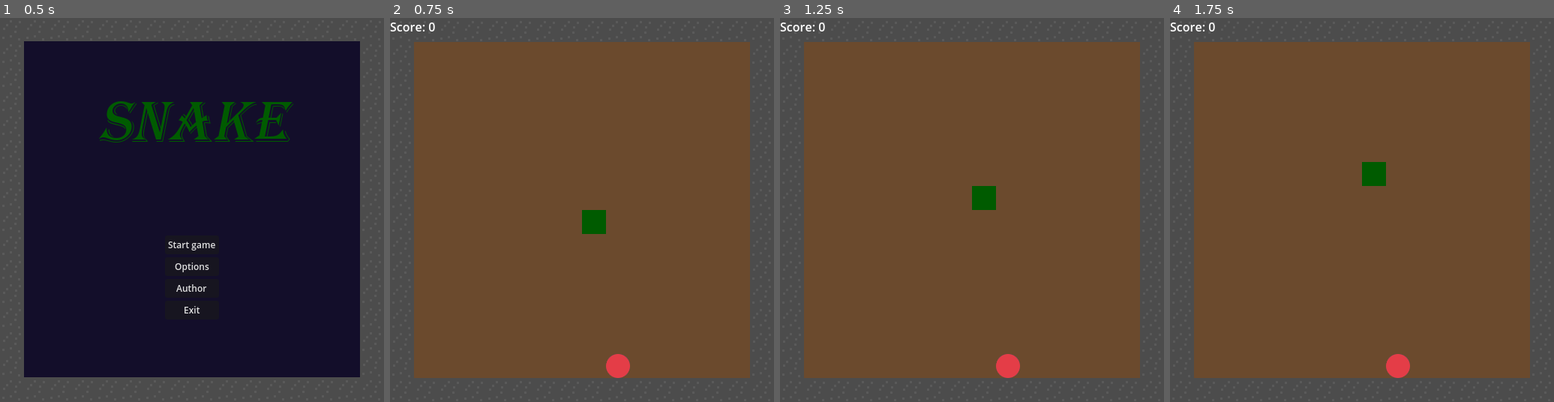
Above: before the commit, frames 1-4 (left to right).
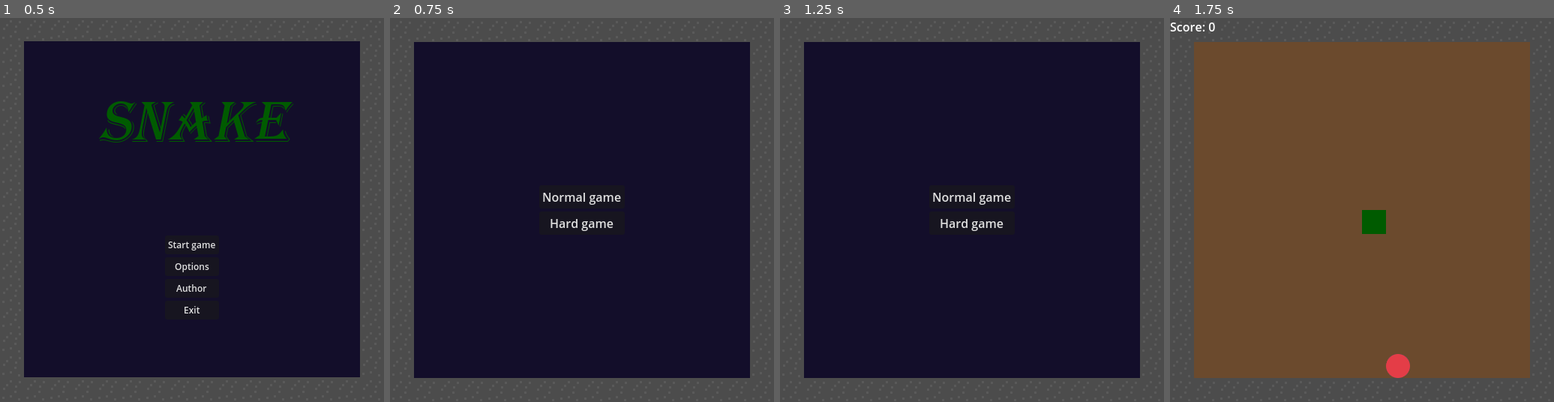
Above: after the commit, the same moments.

Repository: Sebastian-Musial/Snake---The-game
Game: Godot game, scene res://menu/Menu.tscn
Same seed, same stepped clock (60 frames per second), same inputs: the game is played once before the commit and once after it.
Inputs (mouse positions are in pixels of both pictures, inside the frame that each line leads up to):
- Up to frame 1 (0.5 s): no input
- Up to frame 2 (0.75 s): click "Start game" at 0.5 s
- Up to frame 3 (1.25 s): no input
- Up to frame 4 (1.75 s): click (1362, 221) at 1.25 s, where only the run after the commit has a clickable "Hard game"

Frame 1 is identical in both runs. In frame 2, 77% of the frame differs, in the area x 0-94%, y 1-94%; in frame 3, 77%; in frame 4, 0.8%.

Commit message:
Create 2 game mode (Normal and hard) with corect STRATEGY model

Diff:
--- /dev/null
+++ b/snake-the-game/GameState.gd
@@ -0,0 +1,5 @@
+extends Node
+
+class_name GameState
+
+var rules: Game_Rules
--- a/snake-the-game/board/Board_Class.gd
+++ b/snake-the-game/board/Board_Class.gd
@@ -9,6 +9,10 @@
 #Get
 func get_size() -> Vector2i:
 	return _size
+func get_width() -> int:
+	return _size.x
+func get_height() -> int:
+	return _size.y
 #Set
 func set_size(N_size) -> void:
 	_size = N_size
--- a/snake-the-game/game/Game.gd
+++ b/snake-the-game/game/Game.gd
@@ -2,13 +2,12 @@
 class_name Game
 #Zmienna typu Timer odwołującą się do node TurnTimer
 @onready var Turn_Timer: Timer = $TurnTimer
-
-@export var board_width: int = 16
-@export var board_height: int = 16
 @onready var tile_map: TileMap = $TileMap
 @onready var lose := $LoseDialog
 @onready var winner := $WinDialog
 
+@onready var music_N: AudioStreamPlayer = $Normal
+@onready var music_H: AudioStreamPlayer = $Hard
 
 #Zmienne do odbioru pixeli z pliku graficznego przez TileMap
 const SOURCE_ID := 1
@@ -30,8 +29,8 @@
 func draw_board() -> void:
 	tile_map.clear()
 
-	for y in range(board_height):
-		for x in range(board_width):
+	for y in range(board.get_height()):
+		for x in range(board.get_width()):
 			tile_map.set_cell(0, Vector2i(x, y), SOURCE_ID, ATLAS_BG)
 
 func draw_wall() -> void:	#ściany są rysowane poza planszą - w grze nie widać ale matematyka się nie zgadza
@@ -63,13 +62,13 @@
 #Snake = Fruit
 	if head_snake_pos == fruit.get_body():
 		snake.eat()
-		fruit.spawn(Vector2i(board_width, board_height), snake.get_body(), rng)
+		fruit.spawn(Vector2i(board.get_width(), board.get_height()), snake.get_body(), rng)
 		snake.add_one_point()
 
 func win():
 	var board_set: Dictionary = {}
-	for x in range(board_width):
-		for y in range(board_height):
+	for x in range(board.get_width()):
+		for y in range(board.get_height()):
 			board_set[Vector2i(x, y)] = true
 
 	var occupied_set: Dictionary = {}
@@ -101,22 +100,28 @@
 func _ready():
 	AudioMenuManager.stop_music()
 	rng.randomize()
+	rules = GState.rules
+	if GState.rules.get_turn_time() == 0.5:
+		music_H.play()
+	if GState.rules.get_turn_time() == 1.0:
+		music_N.play()
+	board = Board.new()
+	board.set_size(rules.get_board_size())
 	snake = Snake.new()
 	fruit = Fruit.new()
-	board = Board.new()
-	rules = Rules_Normal.new()
 	wall = Wall.new()
 
-	snake.init_snake(Vector2i(board_width, board_height))
-	fruit.spawn(Vector2i(board_width, board_height), snake.get_body(), rng)
-	wall.init_wall(board_width, board_height)
+
+	snake.init_snake(Vector2i(board.get_width(), board.get_height()))
+	fruit.spawn(Vector2i(board.get_width(), board.get_height()), snake.get_body(), rng)
+	wall.init_wall(board.get_width(), board.get_height())
 	draw_board()
 	draw_wall()
 	draw_snake()
 	draw_fruit()
 	snake.reset_score()
 	$Score.text = "Score: %d" % snake.get_score()
-	Turn_Timer.wait_time = 0.5   # 500 ms
+	Turn_Timer.wait_time = rules.get_turn_time()   # 500 ms
 	Turn_Timer.one_shot = false  # Timer powtarzalny - Gdyby True to wywołał by się tylko raz
 	Turn_Timer.start()           #Start odliczania czasu
 
@@ -132,8 +137,6 @@
 		draw_fruit()
 	win()
 
-
-
 #Sygnał - metoda łącząca Game z timer
 func _on_Turn_Timer_timeout() -> void:
 	_next_turn()
@@ -145,11 +148,11 @@
 
 #Sygnał - metoda łącząca Game z ConfirmationDialog
 func _on_lose_dialog_confirmed() -> void:
-	snake.reset(board_width / 2, board_height / 2)
+	snake.reset(board.get_width() / 2, board.get_height() / 2)
 	fruit.set_exist(true)
 	Turn_Timer.wait_time = 0.1   # 1000 ms
 	Turn_Timer.start()
-	Turn_Timer.wait_time = 0.5   # 500 ms
+	Turn_Timer.wait_time = rules.get_turn_time()
 	$AudioStreamPlayer.play()
 	snake.reset_score()
 
@@ -157,12 +160,12 @@
 	get_tree().quit()
 
 func _on_win_dialog_confirmed() -> void:
-	snake.reset(board_width / 2, board_height / 2)
+	snake.reset(board.get_width() / 2, board.get_height() / 2)
 	fruit.set_exist(true)
-	fruit.spawn(Vector2i(board_width, board_height), snake.get_body(), rng)
+	fruit.spawn(Vector2i(board.get_width(), board.get_height()), snake.get_body(), rng)
 	Turn_Timer.wait_time = 0.1   # 1000 ms
 	Turn_Timer.start()
-	Turn_Timer.wait_time = 0.5   # 500 ms
+	Turn_Timer.wait_time = rules.get_turn_time()   # 500 ms
 	$AudioStreamPlayer.play()
 	snake.reset_score()
 
--- a/snake-the-game/game/Game.tscn
+++ b/snake-the-game/game/Game.tscn
@@ -1,9 +1,10 @@
-[gd_scene load_steps=8 format=3 uid="uid://d1vngybyiyqlq"]
+[gd_scene load_steps=9 format=3 uid="uid://d1vngybyiyqlq"]
 
 [ext_resource type="Script" uid="uid://dep2hg8wkwgea" path="res://game/Game.gd" id="1_qdja7"]
 [ext_resource type="Texture2D" uid="uid://du57ct4t1rwkl" path="res://TEST_Tiles.png" id="2_m71xk"]
 [ext_resource type="Texture2D" uid="uid://bekksy4a4fd6q" path="res://Graphic.png" id="3_i75et"]
 [ext_resource type="AudioStream" uid="uid://dw6d7x1jkbjva" path="res://Game 120 BPM.ogg" id="3_m71xk"]
+[ext_resource type="AudioStream" uid="uid://b2lan8che83jf" path="res://Game 60 BPM.ogg" id="5_adwu5"]
 
 [sub_resource type="TileSetAtlasSource" id="TileSetAtlasSource_u44n3"]
 texture = ExtResource("2_m71xk")
@@ -68,16 +69,19 @@
 ok_button_text = "Tak"
 cancel_button_text = "Nie - Wyjdź z gry"
 
-[node name="AudioStreamPlayer" type="AudioStreamPlayer" parent="."]
+[node name="Hard" type="AudioStreamPlayer" parent="."]
 stream = ExtResource("3_m71xk")
 volume_db = -10.495
-autoplay = true
 parameters/looping = true
 
 [node name="Score" type="Label" parent="."]
 offset_right = 40.0
 offset_bottom = 23.0
 
+[node name="Normal" type="AudioStreamPlayer" parent="."]
+stream = ExtResource("5_adwu5")
+parameters/looping = true
+
 [connection signal="timeout" from="TurnTimer" to="." method="_on_Turn_Timer_timeout"]
 [connection signal="canceled" from="LoseDialog" to="." method="_on_lose_dialog_canceled"]
 [connection signal="confirmed" from="LoseDialog" to="." method="_on_lose_dialog_confirmed"]
--- /dev/null
+++ b/snake-the-game/menu/Game_Mode.tscn
@@ -0,0 +1,36 @@
+[gd_scene load_steps=3 format=3 uid="uid://bghxves6d0niy"]
+
+[ext_resource type="Script" uid="uid://bnuuewfxf47cw" path="res://menu/M_Game_Mode.gd" id="1_buc6u"]
+[ext_resource type="Texture2D" uid="uid://bfawgbxxgaiek" path="res://Menu.png" id="2_1pmaf"]
+
+[node name="Control" type="Control"]
+layout_mode = 3
+anchors_preset = 15
+anchor_right = 1.0
+anchor_bottom = 1.0
+grow_horizontal = 2
+grow_vertical = 2
+script = ExtResource("1_buc6u")
+
+[node name="Background" type="Sprite2D" parent="."]
+position = Vector2(256, 256)
+texture = ExtResource("2_1pmaf")
+
+[node name="CenterContainer" type="CenterContainer" parent="."]
+layout_mode = 0
+offset_right = 512.0
+offset_bottom = 512.0
+
+[node name="VBoxContainer" type="VBoxContainer" parent="CenterContainer"]
+layout_mode = 2
+
+[node name="Normal" type="Button" parent="CenterContainer/VBoxContainer"]
+layout_mode = 2
+text = "Normal game"
+
+[node name="Hard" type="Button" parent="CenterContainer/VBoxContainer"]
+layout_mode = 2
+text = "Hard game"
+
+[connection signal="pressed" from="CenterContainer/VBoxContainer/Normal" to="." method="_on_normal_pressed"]
+[connection signal="pressed" from="CenterContainer/VBoxContainer/Hard" to="." method="_on_hard_pressed"]
--- /dev/null
+++ b/snake-the-game/menu/M_Game_Mode.gd
@@ -0,0 +1,10 @@
+extends Control
+
+
+func _on_normal_pressed() -> void:
+	GState.rules = Rules_Normal.new()
+	get_tree().change_scene_to_file("res://game/Game.tscn")
+
+func _on_hard_pressed() -> void:
+	GState.rules = Rules_Hard.new()
+	get_tree().change_scene_to_file("res://game/Game.tscn")
--- a/snake-the-game/menu/Main_Menu.gd
+++ b/snake-the-game/menu/Main_Menu.gd
@@ -4,12 +4,12 @@
 
 @export var menu_music: AudioStream
 
+
 func _ready():
 	AudioMenuManager.play_music(menu_music, -20)
 
 func _on_play_pressed() -> void:
-	get_tree().change_scene_to_file("res://game/Game.tscn")
-
+	get_tree().change_scene_to_file("res://menu/Game_Mode.tscn")
 
 func _on_options_pressed() -> void:
 	get_tree().change_scene_to_file("res://menu/Options.tscn")
@@ -21,6 +21,3 @@
 
 func _on_exit_pressed() -> void:
 	get_tree().quit()
-
-
-#Menu -> Author
--- a/snake-the-game/project.godot
+++ b/snake-the-game/project.godot
@@ -18,6 +18,7 @@
 [autoload]
 
 AudioMenuManager="*res://AudioMenuManager.tscn"
+GState="*res://GameState.gd"
 
 [display]
 
--- a/snake-the-game/rules/Rules_Hard_Class.gd
+++ b/snake-the-game/rules/Rules_Hard_Class.gd
@@ -9,7 +9,7 @@
 #Set
 #Metody
 func get_board_size() -> Vector2i:	#Taki sam w normal, do zmiany rozmiar później
-	return Vector2i(20, 20)
+	return Vector2i(16, 16)
 
 func get_turn_time() -> float:
 	return 0.5 #Sekundy
--- a/snake-the-game/rules/Rules_Normal_Class.gd
+++ b/snake-the-game/rules/Rules_Normal_Class.gd
@@ -9,7 +9,7 @@
 #Set
 #Metody
 func get_board_size() -> Vector2i:	#Taki sam w hard, do zmiany rozmiar później
-	return Vector2i(20, 20)
+	return Vector2i(16, 16)
 
 func get_turn_time() -> float:
 	return 1.0 #Sekunda
Not shown, added: snake-the-game/GameState.gd.uid
Not shown, added: snake-the-game/menu/M_Game_Mode.gd.uid
